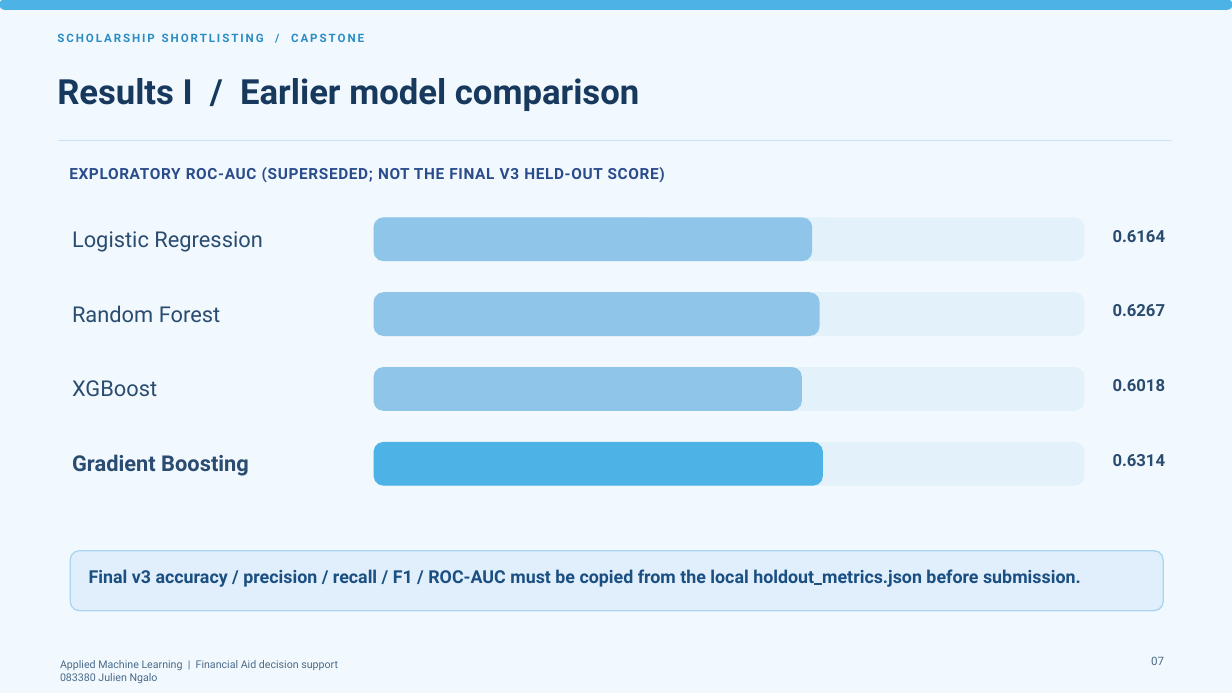
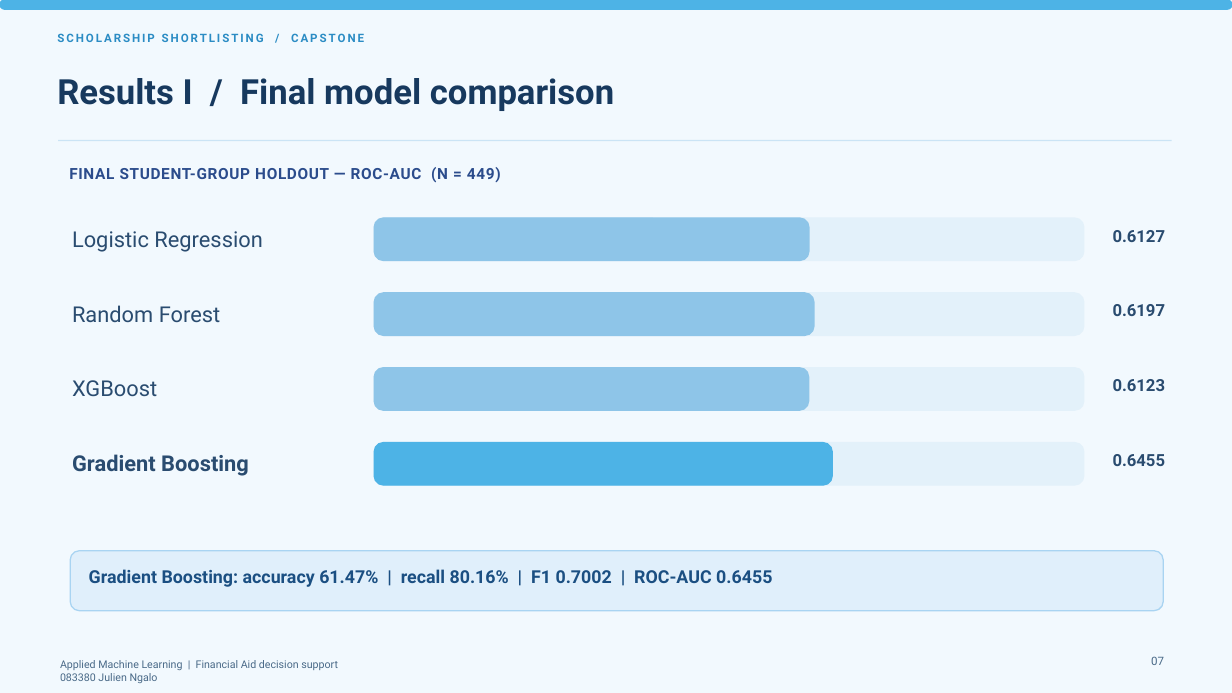
Before and after one commit to JulienNgalo/Scholarship_capstone_project, a slide deck: slide 7 of )83380 - Capstone Project Presentation - Final.pptx. Drawn at 1232x693 pixels with LibreOffice and Linux fonts; fonts in the diff are those of the drawing. Boxes give left, top, right and bottom in pixels: in the first picture for what was removed or moved away, otherwise in the second. Text is boxed around its words. In the diff, an @@ line names an element or a change of style, - is before the commit and + after.

```diff
--- a/)83380 - Capstone Project Presentation - Final.pptx
+++ b/)83380 - Capstone Project Presentation - Final.pptx
@@ text at <box>57,78,614,111</box>: text changed @@
-Results I / Earlier model comparison
+Results I / Final model comparison
@@ text at <box>69,167,501,182</box>: text changed @@
-EXPLORATORY ROC-AUC (SUPERSEDED; NOT THE FINAL V3 HELD-OUT SCORE)
+FINAL STUDENT-GROUP HOLDOUT — ROC-AUC (N = 449)
@@ text at <box>1113,230,1166,242</box>: text changed @@
-0.6164
+0.6127
@@ rounded rectangle: place and size @@
-rounded rectangle at <box>374,293,819,335</box>
+rounded rectangle at <box>374,293,814,335</box>
@@ text at <box>1113,304,1166,316</box>: text changed @@
-0.6267
+0.6197
@@ rounded rectangle: place and size @@
-rounded rectangle at <box>374,368,801,410</box>
+rounded rectangle at <box>374,368,809,410</box>
@@ text at <box>1113,379,1166,391</box>: text changed @@
-0.6018
+0.6123
@@ rounded rectangle: place and size @@
-rounded rectangle at <box>374,443,823,485</box>
+rounded rectangle at <box>374,443,833,485</box>
@@ text at <box>1113,454,1166,466</box>: text changed @@
-0.6314
+0.6455
@@ text at <box>89,569,772,587</box>: text changed @@
-Final v3 accuracy / precision / recall / F1 / ROC-AUC must be copied from the local holdout_metrics.json before submission.
+Gradient Boosting: accuracy 61.47% | recall 80.16% | F1 0.7002 | ROC-AUC 0.6455
```
Also in this commit, not shown: 4 other slides changed, 1 slide added, 1 slide removed.
